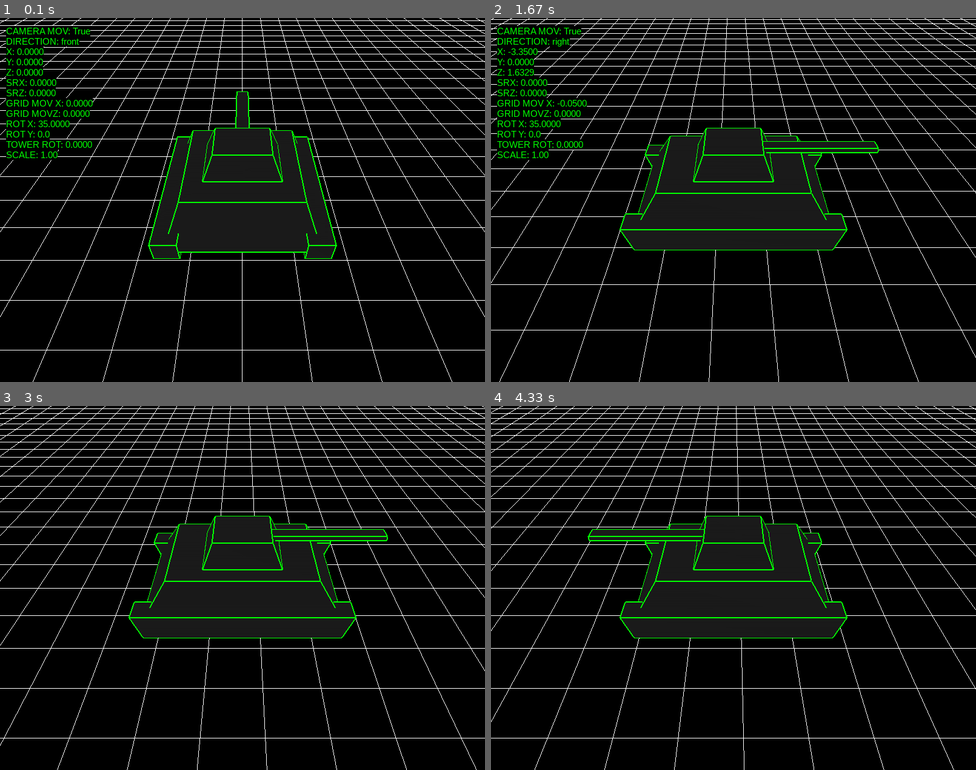
Above: before the commit, frames 1-4 (two rows, left to right).
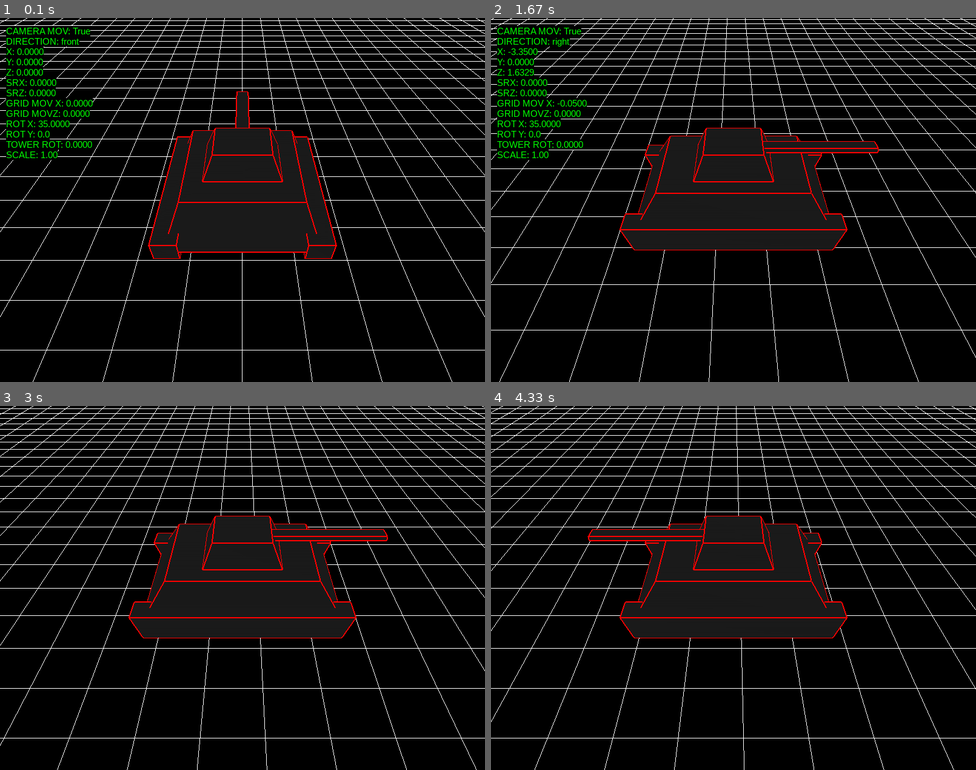
Above: after the commit, the same moments.

Repository: antonioam82/tank_controller
Game: pygame game, started from tank_demo_v.py
Same seed, same stepped clock (60 frames per second), same inputs: the game is played once before the commit and once after it.
Inputs:
- Up to frame 1 (0.1 s): no input
- Up to frame 2 (1.67 s): tap Y at 0.33 s; hold Right 0.67-1.13 s; hold Up 1.17-1.47 s; tap J at 1.23, 1.57 s; tap C at 1.32 s; hold Right from 1.5 s (still down)
- Up to frame 3 (3 s): tap J at 1.87, 2.07, 2.37, 2.63, 2.97 s; release Right at 1.97 s; hold Left 2-2.53 s; tap V at 2.15 s; hold Down 2.57-2.87 s; tap C at 2.72 s; hold Left from 2.9 s (still down)
- Up to frame 4 (4.33 s): tap J at 3.27, 3.4, 3.8, 4.1 s; release Left at 3.3 s; hold Up 3.33-3.7 s; tap V at 3.48 s; hold Right from 3.73 s (still down); tap C at 3.88 s

The runs differ from the first frame. In frame 1, 0.9% of the frame differs, in the area x 30-70%, y 20-67%; in frame 2, 1.0%; in frame 3, 1.0%; in frame 4, 1.0%, in the area x 19-74%, y 30-64%.

Commit message:
Color de linea y de caras definidos en función 'draw_model()'

Diff:
--- a/tank_demo_v.py
+++ b/tank_demo_v.py
@@ -53,11 +53,18 @@
 
 def draw_model(path):
     v, e, f = load_object(path)
+    if os.path.basename(path) == 'bullet.obj':
+        glColor3f(0.0,1.0,0.0)
+        glLineWidth(1.0)
+    else:
+        glColor3f(1.0,0.0,0.0)
+        glLineWidth(2.0)
     glBegin(GL_LINES)
     for a, b in e:
         glVertex3f(*v[a])
         glVertex3f(*v[b])
     glEnd()
+
     if os.path.basename(path) != 'bullet.obj':
         glBegin(GL_QUADS)
         glColor3f(0.1, 0.1, 0.1)
@@ -65,6 +72,7 @@
             for vertex in face:
                 glVertex3fv(v[vertex])
         glEnd()
+
 
 def setup_view_ortho(display):
     glMatrixMode(GL_PROJECTION)
@@ -447,8 +455,8 @@
 
         # ===== TANQUE =====
         glPushMatrix()
-        glLineWidth(2.0)
-        glColor3f(0.0,1.0,0.0)
+        #glLineWidth(2.0)
+        #glColor3f(0.0,1.0,0.0)
         glTranslatef(-x, 0.2, -z)
         glRotatef(model_angle, 0, 1, 0)
 
@@ -457,14 +465,14 @@
         glCallList(model_tower)
         glPopMatrix()
 
-        glColor3f(0.0,1.0,0.0)
+        #glColor3f(0.0,1.0,0.0)
         glCallList(model_base)
         glPopMatrix()
 
         # ===== BALAS (MUNDO REAL) =====
         for b in bullets:
             glPushMatrix()
-            glColor3f(1.0,0.0,0.0)
+            #glLineWidth(1.0)
             glTranslatef(b["pos"][0], b["pos"][1], b["pos"][2])
             ang = math.degrees(math.atan2(b["dir"][0], b["dir"][2]))
             glRotatef(ang, 0, 1, 0)
